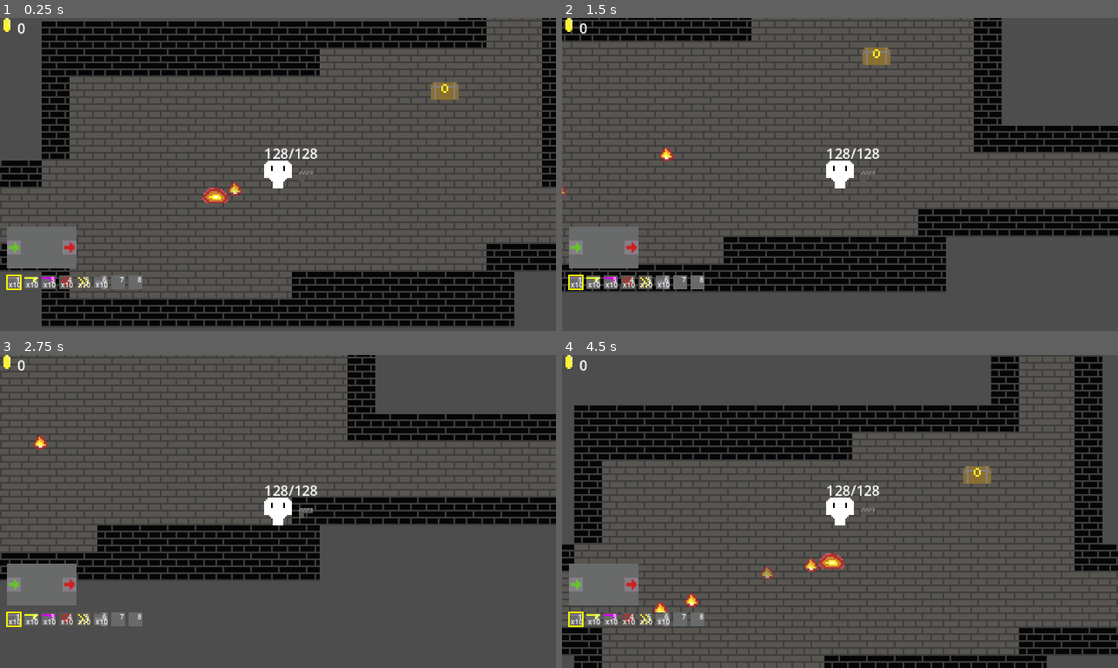
Above: before the commit, frames 1-4 (two rows, left to right).
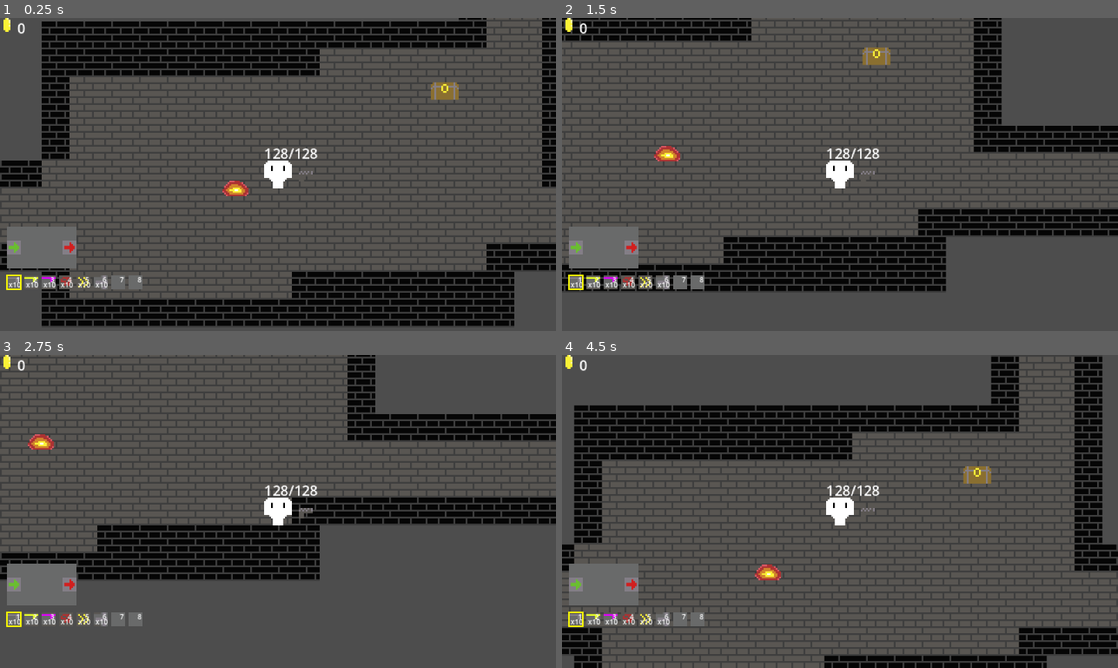
Above: after the commit, the same moments.

Repository: Kimbix/gun-factory-game
Game: Godot game, scene res://main.tscn
The game is run twice, just before and just after one commit, with the same random seed, the same clock (stepped at 60 frames per second) and the same inputs.
Inputs (mouse positions are in pixels of both pictures, inside the frame that each line leads up to):
- Up to frame 1 (0.25 s): no input
- Up to frame 2 (1.5 s): tap Enter at 0.5 s; move the mouse to (962, 158) at 0.52 s; press the mouse at (962, 158) at 0.53 s; hold D (move_right) 0.53-1.28 s; move the mouse to (728, 190) at 1.27 s; release the mouse at (728, 190) at 1.28 s; hold S (move_down) from 1.28 s (still down); tap E (interact) at 1.35 s
- Up to frame 3 (2.75 s): move the mouse to (333, 442) at 2.02 s; release S (move_down) at 2.03 s; hold D (move_right) from 2.03 s (still down); tap 1 at 2.1 s
- Up to frame 4 (4.5 s): tap Space at 2.75 s; move the mouse to (812, 574) at 2.77 s; release D (move_right) at 2.78 s; hold W (move_up) 2.78-3.53 s; tap 2 at 2.85 s; move the mouse to (1006, 558) at 3.52 s; hold A (move_left) from 3.53 s (still down); tap 3 at 3.6 s; move the mouse to (673, 464) at 4.27 s; tap 4 at 4.35 s

The runs differ from the first frame. In frame 1, 0.4% of the frame differs, in the area x 36-45%, y 52-60%; in frame 2, 0.2%; in frame 3, 0.2%; in frame 4, 0.6%, in the area x 16-51%, y 63-83%.
Error after the commit: Parse Error: Could not resolve super class inheritance from "BaseEnemy". (res://scripts/enemies/slime_enemy.gd:2)

Commit message:
refactor enemies with BaseEnemy class + SpawnCoinsOnDeath and ContactDamage components

Diff:
--- a/chase_enemy.tscn
+++ b/chase_enemy.tscn
@@ -2,16 +2,24 @@
 
 [ext_resource type="Texture2D" uid="uid://vkcpyuf5o1e1" path="res://assets/entities/spr_chaseEnemy.png" id="1"]
 [ext_resource type="Script" uid="uid://8f3oh400dxsn" path="res://scripts/enemies/chase_enemy.gd" id="2"]
+[ext_resource type="Script" path="res://scripts/enemies/components/contact_damage.gd" id="3"]
+[ext_resource type="Script" path="res://scripts/enemies/components/spawn_coins_on_death.gd" id="4"]
 
 [sub_resource type="RectangleShape2D" id="RectShape"]
 size = Vector2(14, 8)
 
-[node name="ChaseEnemy" type="CharacterBody2D" unique_id=755604285]
+[node name="ChaseEnemy" type="CharacterBody2D"]
 collision_layer = 2
 script = ExtResource("2")
 
-[node name="Sprite2D" type="Sprite2D" parent="." unique_id=337901963]
+[node name="Sprite2D" type="Sprite2D" parent="."]
 texture = ExtResource("1")
 
-[node name="CollisionShape2D" type="CollisionShape2D" parent="." unique_id=128887397]
+[node name="CollisionShape2D" type="CollisionShape2D" parent="."]
 shape = SubResource("RectShape")
+
+[node name="ContactDamage" type="Node" parent="."]
+script = ExtResource("3")
+
+[node name="SpawnCoinsOnDeath" type="Node" parent="."]
+script = ExtResource("4")
--- a/magic_enemy.tscn
+++ b/magic_enemy.tscn
@@ -2,6 +2,7 @@
 
 [ext_resource type="Texture2D" path="res://assets/entities/spr_magicEnemy.png" id="1"]
 [ext_resource type="Script" path="res://scripts/enemies/magic_enemy.gd" id="2"]
+[ext_resource type="Script" path="res://scripts/enemies/components/spawn_coins_on_death.gd" id="3"]
 
 [sub_resource type="RectangleShape2D" id="RectShape"]
 size = Vector2(16, 16)
@@ -16,3 +17,6 @@
 
 [node name="CollisionShape2D" type="CollisionShape2D" parent="."]
 shape = SubResource("RectShape")
+
+[node name="SpawnCoinsOnDeath" type="Node" parent="."]
+script = ExtResource("3")
--- /dev/null
+++ b/scripts/enemies/base_enemy.gd
@@ -0,0 +1,54 @@
+class_name BaseEnemy
+extends CharacterBody2D
+
+signal died
+signal hit(amount: float)
+
+@export var max_health: float = 3.0
+
+var health: float
+var player: Node2D
+var _hit_flash_timer: float = 0.0
+
+
+func _ready() -> void:
+	health = max_health
+	_find_player()
+
+
+func _find_player() -> void:
+	for child in get_tree().root.get_children():
+		if _search_player(child):
+			return
+
+
+func _search_player(node: Node) -> bool:
+	if node is Player:
+		player = node
+		return true
+	for child in node.get_children():
+		if _search_player(child):
+			return true
+	return false
+
+
+func hit(stats: Dictionary) -> void:
+	var dmg: float = stats.get("damage", 1.0) + stats.get("damage_bonus", 0.0)
+	health -= dmg
+	_hit_flash_timer = 0.15
+	hit.emit(dmg)
+	if health <= 0.0:
+		call_deferred(&"_die")
+
+
+func _die() -> void:
+	died.emit()
+	queue_free()
+
+
+func _update_hit_flash(delta: float) -> void:
+	if _hit_flash_timer > 0.0:
+		_hit_flash_timer -= delta
+		modulate = Color.WHITE.lerp(Color.RED, _hit_flash_timer / 0.15)
+	elif modulate != Color.WHITE:
+		modulate = Color.WHITE
--- a/scripts/enemies/chase_enemy.gd
+++ b/scripts/enemies/chase_enemy.gd
@@ -1,83 +1,19 @@
 class_name ChaseEnemy
-extends CharacterBody2D
+extends BaseEnemy
 
 @export var speed: float = 60.0
-@export var health: float = 3.0
-@export var contact_damage: float = 1.0
-@export var coin_drop_min: int = 2
-@export var coin_drop_max: int = 4
-
-var _player: Node2D
-var _hit_flash_timer: float = 0.0
-var _contact_timer: float = 0.0
-
-const COIN_PICKUP := preload("res://coin_pickup.tscn")
-const CONTACT_COOLDOWN := 0.5
 
 
 func _ready() -> void:
-	for child in get_tree().root.get_children():
-		_find_player(child)
-
-
-func _find_player(node: Node) -> bool:
-	if node is Player:
-		_player = node
-		return true
-	for child in node.get_children():
-		if _find_player(child):
-			return true
-	return false
+	super()
 
 
 func _physics_process(delta: float) -> void:
-	if _hit_flash_timer > 0.0:
-		_hit_flash_timer -= delta
-		modulate = Color.WHITE.lerp(Color.RED, _hit_flash_timer / 0.15)
-	elif modulate != Color.WHITE:
-		modulate = Color.WHITE
+	_update_hit_flash(delta)
 
-	_contact_timer = maxf(_contact_timer - delta, 0.0)
-
-	if _player == null:
+	if player == null:
 		return
 
-	var dir := (_player.global_position - global_position).normalized()
+	var dir := (player.global_position - global_position).normalized()
 	velocity = dir * speed
 	move_and_slide()
-
-	for i in get_slide_collision_count():
-		var col := get_slide_collision(i)
-		if col.get_collider() is Player:
-			_apply_contact_damage()
-
-
-func hit(stats: Dictionary) -> void:
-	var damage: float = stats.get("damage", 1.0) + stats.get("damage_bonus", 0.0)
-	health -= damage
-	_hit_flash_timer = 0.15
-	if health <= 0.0:
-		_die()
-
-
-func _die() -> void:
-	call_deferred(&"_spawn_coins_and_free")
-
-
-func _spawn_coins_and_free() -> void:
-	var parent := get_parent()
-	if parent == null:
-		return
-	for i in randi_range(coin_drop_min, coin_drop_max):
-		var coin := COIN_PICKUP.instantiate()
-		coin.position = position + Vector2(randi_range(-8, 8), randi_range(-8, 8))
-		parent.add_child(coin)
-	queue_free()
-
-
-func _apply_contact_damage() -> void:
-	if _contact_timer > 0.0:
-		return
-	_contact_timer = CONTACT_COOLDOWN
-	if _player != null and _player.has_method(&"take_damage"):
-		_player.take_damage(contact_damage)
--- /dev/null
+++ b/scripts/enemies/components/contact_damage.gd
@@ -0,0 +1,26 @@
+class_name ContactDamage
+extends Node
+
+@export var damage: float = 1.0
+@export var cooldown: float = 0.5
+
+var _timer: float = 0.0
+
+
+func _ready() -> void:
+	set_process(true)
+
+
+func _process(delta: float) -> void:
+	_timer = maxf(_timer - delta, 0.0)
+	var enemy := get_parent() as BaseEnemy
+	if enemy == null:
+		return
+	if _timer > 0.0:
+		return
+	for i in enemy.get_slide_collision_count():
+		var col := enemy.get_slide_collision(i)
+		if col.get_collider() is Player:
+			_timer = cooldown
+			col.get_collider().take_damage(damage)
+			return
--- /dev/null
+++ b/scripts/enemies/components/spawn_coins_on_death.gd
@@ -0,0 +1,27 @@
+class_name SpawnCoinsOnDeath
+extends Node
+
+@export var min_coins: int = 2
+@export var max_coins: int = 4
+
+const COIN_PICKUP := preload("res://coin_pickup.tscn")
+
+
+func _ready() -> void:
+	var enemy := get_parent() as BaseEnemy
+	if enemy != null:
+		enemy.died.connect(_on_died)
+
+
+func _on_died() -> void:
+	var enemy := get_parent() as BaseEnemy
+	if enemy == null:
+		return
+	var parent := enemy.get_parent()
+	if parent == null:
+		return
+	var pos := enemy.position
+	for i in randi_range(min_coins, max_coins):
+		var coin := COIN_PICKUP.instantiate()
+		coin.position = pos + Vector2(randi_range(-8, 8), randi_range(-8, 8))
+		parent.add_child(coin)
--- a/scripts/enemies/magic_enemy.gd
+++ b/scripts/enemies/magic_enemy.gd
@@ -1,51 +1,31 @@
 class_name MagicEnemy
-extends CharacterBody2D
+extends BaseEnemy
 
-@export var health: float = 3.0
 @export var speed: float = 40.0
 @export var slow_radius: float = 250.0
-@export var contact_damage: float = 1.0
-@export var coin_drop_min: int = 2
-@export var coin_drop_max: int = 4
 
-var _player: Node2D
 var _gun: Node2D
-var _hit_flash_timer: float = 0.0
 var _contact_timer: float = 0.0
 var _debuff_applied: bool = false
 
 const CONTACT_COOLDOWN := 0.5
 
-const COIN_PICKUP := preload("res://coin_pickup.tscn")
-
 
 func _ready() -> void:
-	for child in get_tree().root.get_children():
-		_find_player(child)
-
-
-func _find_player(node: Node) -> bool:
-	if node is Player:
-		_player = node
-		_gun = node.get_node_or_null("Gun")
-		return true
-	for child in node.get_children():
-		if _find_player(child):
-			return true
-	return false
+	super()
+	if player != null:
+		_gun = player.get_node_or_null("Gun")
 
 
 func _physics_process(delta: float) -> void:
-	if _hit_flash_timer > 0.0:
-		_hit_flash_timer -= delta
-		modulate = Color.WHITE.lerp(Color.RED, _hit_flash_timer / 0.15)
-	elif modulate != Color.WHITE:
-		modulate = Color.WHITE
+	_update_hit_flash(delta)
 
-	if _player == null:
+	_contact_timer = maxf(_contact_timer - delta, 0.0)
+
+	if player == null:
 		return
 
-	var dir := (_player.global_position - global_position)
+	var dir := (player.global_position - global_position)
 	var dist := dir.length()
 
 	if dist > slow_radius * 0.7:
@@ -57,12 +37,11 @@
 
 	move_and_slide()
 
-	_contact_timer = maxf(_contact_timer - delta, 0.0)
 	for i in get_slide_collision_count():
 		var col := get_slide_collision(i)
 		if col.get_collider() is Player and _contact_timer <= 0.0:
 			_contact_timer = CONTACT_COOLDOWN
-			col.get_collider().take_damage(contact_damage)
+			col.get_collider().take_damage(1.0)
 
 	if not _debuff_applied and dist <= slow_radius and _gun != null and _gun.has_method(&"apply_slow"):
 		_gun.apply_slow()
@@ -77,27 +56,8 @@
 		_gun.remove_slow()
 
 
-func hit(stats: Dictionary) -> void:
-	var damage: float = stats.get("damage", 1.0) + stats.get("damage_bonus", 0.0)
-	health -= damage
-	_hit_flash_timer = 0.15
-	if health <= 0.0:
-		_die()
-
-
 func _die() -> void:
 	if _debuff_applied and _gun != null and _gun.has_method(&"remove_slow"):
 		_gun.remove_slow()
 		_debuff_applied = false
-	call_deferred(&"_spawn_coins_and_free")
-
-
-func _spawn_coins_and_free() -> void:
-	var parent := get_parent()
-	if parent == null:
-		return
-	for i in randi_range(coin_drop_min, coin_drop_max):
-		var coin := COIN_PICKUP.instantiate()
-		coin.position = position + Vector2(randi_range(-8, 8), randi_range(-8, 8))
-		parent.add_child(coin)
-	queue_free()
+	super()
--- a/scripts/enemies/shoot_enemy.gd
+++ b/scripts/enemies/shoot_enemy.gd
@@ -1,48 +1,26 @@
 class_name ShootEnemy
-extends CharacterBody2D
+extends BaseEnemy
 
-@export var health: float = 2.0
 @export var speed: float = 30.0
 @export var shoot_range: float = 200.0
 @export var shoot_cooldown: float = 2.0
 @export var projectile_speed: float = 120.0
 @export var projectile_damage: float = 1.0
-@export var coin_drop_min: int = 1
-@export var coin_drop_max: int = 3
 
-var _player: Node2D
-var _hit_flash_timer: float = 0.0
 var _shoot_timer: float = 0.0
-
-const COIN_PICKUP := preload("res://coin_pickup.tscn")
 
 
 func _ready() -> void:
-	for child in get_tree().root.get_children():
-		_find_player(child)
-
-
-func _find_player(node: Node) -> bool:
-	if node is Player:
-		_player = node
-		return true
-	for child in node.get_children():
-		if _find_player(child):
-			return true
-	return false
+	super()
 
 
 func _physics_process(delta: float) -> void:
-	if _hit_flash_timer > 0.0:
-		_hit_flash_timer -= delta
-		modulate = Color.WHITE.lerp(Color.RED, _hit_flash_timer / 0.15)
-	elif modulate != Color.WHITE:
-		modulate = Color.WHITE
+	_update_hit_flash(delta)
 
-	if _player == null:
+	if player == null:
 		return
 
-	var dir := (_player.global_position - global_position)
+	var dir := (player.global_position - global_position)
 	var dist := dir.length()
 	_shoot_timer -= delta
 
@@ -66,26 +44,3 @@
 	var world := get_tree().current_scene
 	world.add_child(proj)
 	proj.global_position = global_position
-
-
-func hit(stats: Dictionary) -> void:
-	var damage: float = stats.get("damage", 1.0) + stats.get("damage_bonus", 0.0)
-	health -= damage
-	_hit_flash_timer = 0.15
-	if health <= 0.0:
-		_die()
-
-
-func _die() -> void:
-	call_deferred(&"_spawn_coins_and_free")
-
-
-func _spawn_coins_and_free() -> void:
-	var parent := get_parent()
-	if parent == null:
-		return
-	for i in randi_range(coin_drop_min, coin_drop_max):
-		var coin := COIN_PICKUP.instantiate()
-		coin.position = position + Vector2(randi_range(-8, 8), randi_range(-8, 8))
-		parent.add_child(coin)
-	queue_free()
--- a/scripts/enemies/slime_enemy.gd
+++ b/scripts/enemies/slime_enemy.gd
@@ -1,15 +1,9 @@
 class_name SlimeEnemy
-extends CharacterBody2D
+extends BaseEnemy
 
-@export var health: float = 4.0
 @export var speed: float = 50.0
-@export var contact_damage: float = 1.0
 @export var fire_interval: float = 1.5
-@export var coin_drop_min: int = 2
-@export var coin_drop_max: int = 4
 
-var _player: Node2D
-var _hit_flash_timer: float = 0.0
 var _contact_timer: float = 0.0
 var _direction_timer: float = 0.0
 var _fire_timer: float = 0.0
@@ -18,23 +12,11 @@
 const CONTACT_COOLDOWN := 0.5
 const DIRECTION_CHANGE := 2.0
 const SLIME_FIRE := preload("res://slime_fire.tscn")
-const COIN_PICKUP := preload("res://coin_pickup.tscn")
 
 
 func _ready() -> void:
-	for child in get_tree().root.get_children():
-		_find_player(child)
+	super()
 	_change_direction()
-
-
-func _find_player(node: Node) -> bool:
-	if node is Player:
-		_player = node
-		return true
-	for child in node.get_children():
-		if _find_player(child):
-			return true
-	return false
 
 
 func _change_direction() -> void:
@@ -43,11 +25,7 @@
 
 
 func _physics_process(delta: float) -> void:
-	if _hit_flash_timer > 0.0:
-		_hit_flash_timer -= delta
-		modulate = Color.WHITE.lerp(Color.RED, _hit_flash_timer / 0.15)
-	elif modulate != Color.WHITE:
-		modulate = Color.WHITE
+	_update_hit_flash(delta)
 
 	_contact_timer = maxf(_contact_timer - delta, 0.0)
 	_fire_timer -= delta
@@ -67,7 +45,7 @@
 		var col := get_slide_collision(i)
 		if col.get_collider() is Player and _contact_timer <= 0.0:
 			_contact_timer = CONTACT_COOLDOWN
-			col.get_collider().take_damage(contact_damage)
+			col.get_collider().take_damage(1.0)
 
 	if _fire_timer <= 0.0:
 		_fire_timer = fire_interval + randf_range(-0.3, 0.3)
@@ -82,26 +60,3 @@
 		parent.add_child(fire)
 	else:
 		get_tree().current_scene.add_child(fire)
-
-
-func hit(stats: Dictionary) -> void:
-	var damage: float = stats.get("damage", 1.0) + stats.get("damage_bonus", 0.0)
-	health -= damage
-	_hit_flash_timer = 0.15
-	if health <= 0.0:
-		_die()
-
-
-func _die() -> void:
-	call_deferred(&"_spawn_coins_and_free")
-
-
-func _spawn_coins_and_free() -> void:
-	var parent := get_parent()
-	if parent == null:
-		return
-	for i in randi_range(coin_drop_min, coin_drop_max):
-		var coin := COIN_PICKUP.instantiate()
-		coin.position = position + Vector2(randi_range(-8, 8), randi_range(-8, 8))
-		parent.add_child(coin)
-	queue_free()
--- a/scripts/enemies/snake_spawner.gd
+++ b/scripts/enemies/snake_spawner.gd
@@ -1,31 +1,25 @@
 class_name SnakeSpawner
-extends CharacterBody2D
+extends BaseEnemy
 
-@export var health: float = 5.0
 @export var spawn_interval: float = 4.0
 @export var spawn_radius: float = 32.0
 @export var max_alive_snakes: int = 3
-@export var coin_drop_min: int = 3
-@export var coin_drop_max: int = 5
 
-var _hit_flash_timer: float = 0.0
 var _spawn_timer: float = 0.0
 var _snakes: Array[Node] = []
 
 const SNAKE := preload("res://snake_enemy.tscn")
-const COIN_PICKUP := preload("res://coin_pickup.tscn")
 
 
 func _ready() -> void:
+	super()
+	max_health = 5.0
+	health = max_health
 	_spawn_timer = spawn_interval
 
 
 func _physics_process(delta: float) -> void:
-	if _hit_flash_timer > 0.0:
-		_hit_flash_timer -= delta
-		modulate = Color.WHITE.lerp(Color.RED, _hit_flash_timer / 0.15)
-	elif modulate != Color.WHITE:
-		modulate = Color.WHITE
+	_update_hit_flash(delta)
 
 	_snakes = _snakes.filter(func(n): return is_instance_valid(n) and n != null)
 	_spawn_timer -= delta
@@ -44,26 +38,3 @@
 	else:
 		get_tree().current_scene.add_child(snake)
 	_snakes.append(snake)
-
-
-func hit(stats: Dictionary) -> void:
-	var damage: float = stats.get("damage", 1.0) + stats.get("damage_bonus", 0.0)
-	health -= damage
-	_hit_flash_timer = 0.15
-	if health <= 0.0:
-		_die()
-
-
-func _die() -> void:
-	call_deferred(&"_spawn_coins_and_free")
-
-
-func _spawn_coins_and_free() -> void:
-	var parent := get_parent()
-	if parent == null:
-		return
-	for i in randi_range(coin_drop_min, coin_drop_max):
-		var coin := COIN_PICKUP.instantiate()
-		coin.position = position + Vector2(randi_range(-8, 8), randi_range(-8, 8))
-		parent.add_child(coin)
-	queue_free()
--- a/shoot_enemy.tscn
+++ b/shoot_enemy.tscn
@@ -2,6 +2,7 @@
 
 [ext_resource type="Texture2D" path="res://assets/entities/spr_shootEnemy.png" id="1"]
 [ext_resource type="Script" path="res://scripts/enemies/shoot_enemy.gd" id="2"]
+[ext_resource type="Script" path="res://scripts/enemies/components/spawn_coins_on_death.gd" id="3"]
 
 [sub_resource type="RectangleShape2D" id="RectShape"]
 size = Vector2(16, 16)
@@ -16,3 +17,6 @@
 
 [node name="CollisionShape2D" type="CollisionShape2D" parent="."]
 shape = SubResource("RectShape")
+
+[node name="SpawnCoinsOnDeath" type="Node" parent="."]
+script = ExtResource("3")
--- a/slime_enemy.tscn
+++ b/slime_enemy.tscn
@@ -1,18 +1,22 @@
-[gd_scene format=3 uid="uid://dlcr3v8ni3m4y"]
+[gd_scene format=3]
 
-[ext_resource type="Texture2D" uid="uid://sfw5725i1k7c" path="res://assets/entities/spr_slimeEnemy.png" id="1"]
-[ext_resource type="Script" uid="uid://ic5g4rfp0j4p" path="res://scripts/enemies/slime_enemy.gd" id="2"]
+[ext_resource type="Texture2D" path="res://assets/entities/spr_slimeEnemy.png" id="1"]
+[ext_resource type="Script" path="res://scripts/enemies/slime_enemy.gd" id="2"]
+[ext_resource type="Script" path="res://scripts/enemies/components/spawn_coins_on_death.gd" id="3"]
 
 [sub_resource type="RectangleShape2D" id="RectShape"]
-size = Vector2(13, 9)
+size = Vector2(16, 16)
 
-[node name="SlimeEnemy" type="CharacterBody2D" unique_id=678341438]
+[node name="SlimeEnemy" type="CharacterBody2D"]
 collision_layer = 2
+collision_mask = 1
 script = ExtResource("2")
 
-[node name="Sprite2D" type="Sprite2D" parent="." unique_id=1777741934]
+[node name="Sprite2D" type="Sprite2D" parent="."]
 texture = ExtResource("1")
 
-[node name="CollisionShape2D" type="CollisionShape2D" parent="." unique_id=1969833875]
-position = Vector2(-0.5, -0.5)
+[node name="CollisionShape2D" type="CollisionShape2D" parent="."]
 shape = SubResource("RectShape")
+
+[node name="SpawnCoinsOnDeath" type="Node" parent="."]
+script = ExtResource("3")
--- a/snake_enemy.tscn
+++ b/snake_enemy.tscn
@@ -2,6 +2,8 @@
 
 [ext_resource type="Texture2D" path="res://assets/entities/spr_snakeEnemy.png" id="1"]
 [ext_resource type="Script" path="res://scripts/enemies/chase_enemy.gd" id="2"]
+[ext_resource type="Script" path="res://scripts/enemies/components/contact_damage.gd" id="3"]
+[ext_resource type="Script" path="res://scripts/enemies/components/spawn_coins_on_death.gd" id="4"]
 
 [sub_resource type="RectangleShape2D" id="RectShape"]
 size = Vector2(16, 16)
@@ -16,3 +18,9 @@
 
 [node name="CollisionShape2D" type="CollisionShape2D" parent="."]
 shape = SubResource("RectShape")
+
+[node name="ContactDamage" type="Node" parent="."]
+script = ExtResource("3")
+
+[node name="SpawnCoinsOnDeath" type="Node" parent="."]
+script = ExtResource("4")
--- a/snake_spawner.tscn
+++ b/snake_spawner.tscn
@@ -2,6 +2,7 @@
 
 [ext_resource type="Texture2D" path="res://assets/entities/spr_snakeSpawner.png" id="1"]
 [ext_resource type="Script" path="res://scripts/enemies/snake_spawner.gd" id="2"]
+[ext_resource type="Script" path="res://scripts/enemies/components/spawn_coins_on_death.gd" id="3"]
 
 [sub_resource type="RectangleShape2D" id="RectShape"]
 size = Vector2(20, 20)
@@ -16,3 +17,8 @@
 
 [node name="CollisionShape2D" type="CollisionShape2D" parent="."]
 shape = SubResource("RectShape")
+
+[node name="SpawnCoinsOnDeath" type="Node" parent="."]
+min_coins = 3
+max_coins = 5
+script = ExtResource("3")
